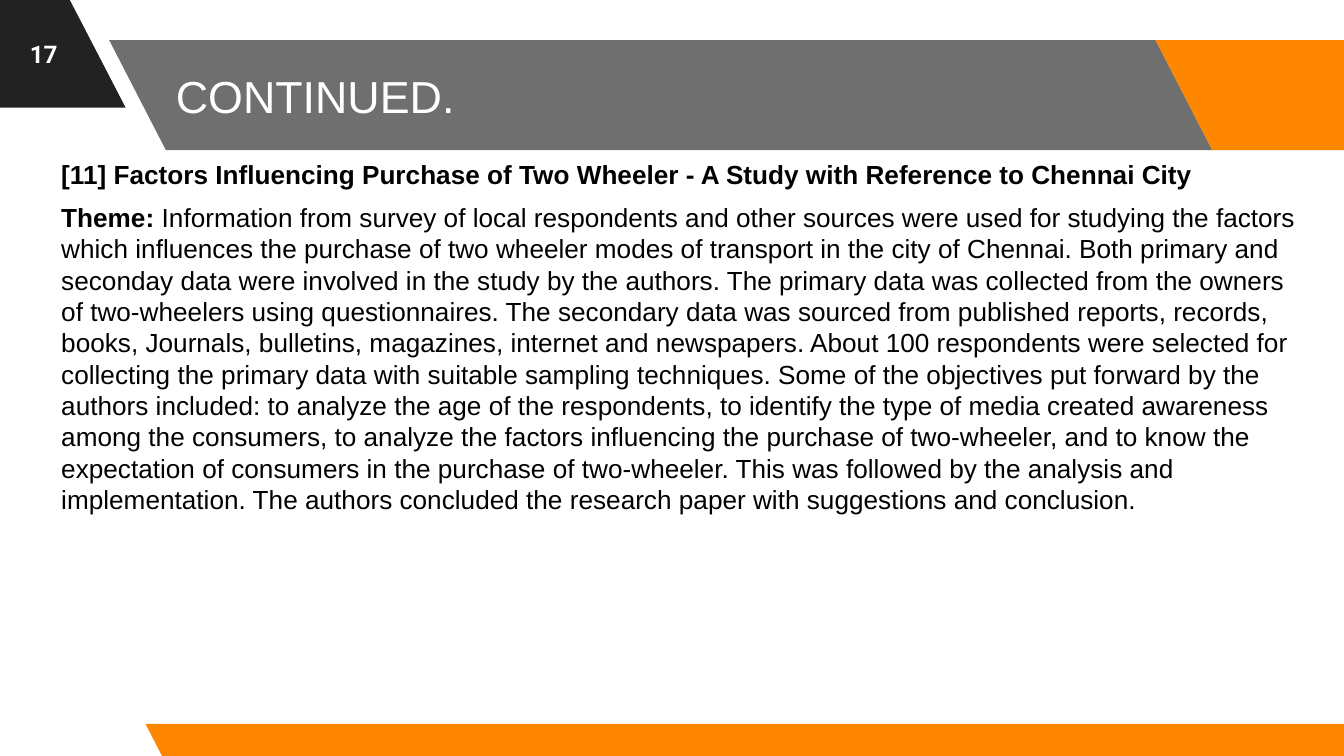
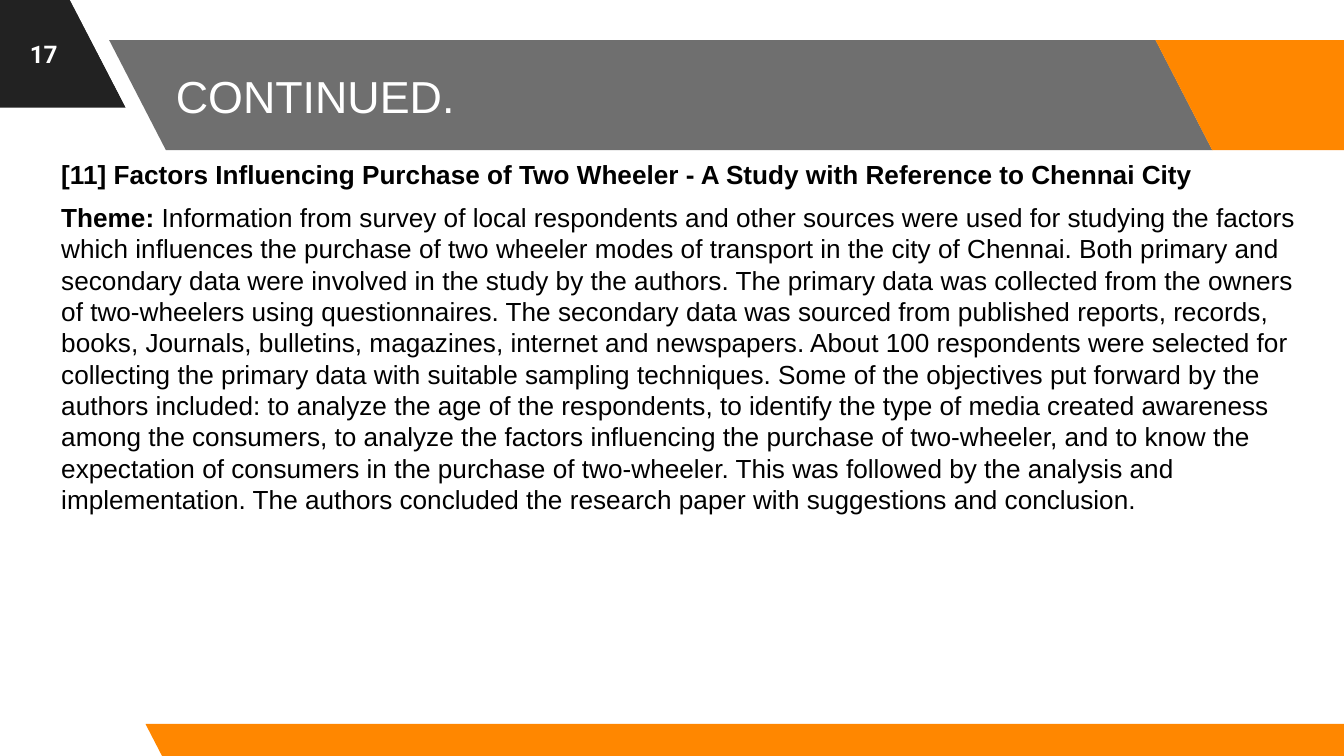
Before and after one commit to astrodestroyergithub/Divvy-Bike-Share, a slide deck: slide 17 of PPTS/19BCE1156_Tamojit_Roy_Capstone_Project_B.Tech_CSE_2019-23_Review-1.pptx. Drawn at 1344x756 pixels with LibreOffice and Linux fonts; fonts in the diff are those of the drawing; background and template pictures are left out. Boxes give left, top, right and bottom in pixels: in the first picture for what was removed or moved away, otherwise in the second. Text is boxed around its words. In the diff, an @@ line names an element or a change of style, - is before the commit and + after.

Commit message:
Spelling mistakes corrected in Review-1 PPT

```diff
--- a/PPTS/19BCE1156_Tamojit_Roy_Capstone_Project_B.Tech_CSE_2019-23_Review-1.pptx
+++ b/PPTS/19BCE1156_Tamojit_Roy_Capstone_Project_B.Tech_CSE_2019-23_Review-1.pptx
@@ text at <box>61,208,1294,515</box>: text changed @@
-Theme: Information from survey of local respondents and other sources were used for studying the factors which influences the purchase of two wheeler modes of transport in the city of Chennai. Both primary and seconday data were involved in the study by the authors. The primary data was collected from the owners of two-wheelers using questionnaires. The secondary data was sourced from published reports, records, books, Journals, bulletins, magazines, internet and newspapers. About 100 respondents were selected for collecting the primary data with suitable sampling techniques. Some of the objectives put forward by the authors included: to analyze the age of the respondents, to identify the type of media created awareness among the consumers, to analyze the factors influencing the purchase of two-wheeler, and to know the expectation of consumers in the purchase of two-wheeler. This was followed by the analysis and implementation. The authors concluded the research paper with suggestions and conclusion.
+Theme: Information from survey of local respondents and other sources were used for studying the factors which influences the purchase of two wheeler modes of transport in the city of Chennai. Both primary and secondary data were involved in the study by the authors. The primary data was collected from the owners of two-wheelers using questionnaires. The secondary data was sourced from published reports, records, books, Journals, bulletins, magazines, internet and newspapers. About 100 respondents were selected for collecting the primary data with suitable sampling techniques. Some of the objectives put forward by the authors included: to analyze the age of the respondents, to identify the type of media created awareness among the consumers, to analyze the factors influencing the purchase of two-wheeler, and to know the expectation of consumers in the purchase of two-wheeler. This was followed by the analysis and implementation. The authors concluded the research paper with suggestions and conclusion.
```
Also in this commit, not shown: 9 other slides changed.
